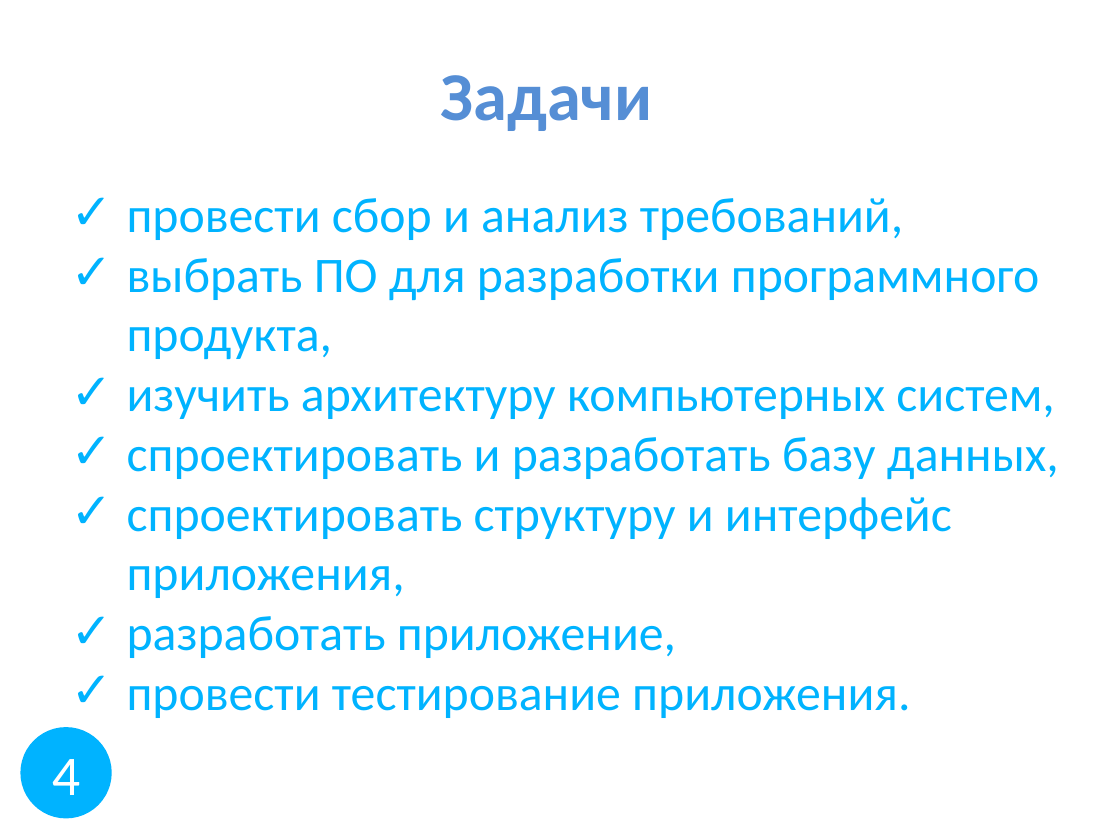
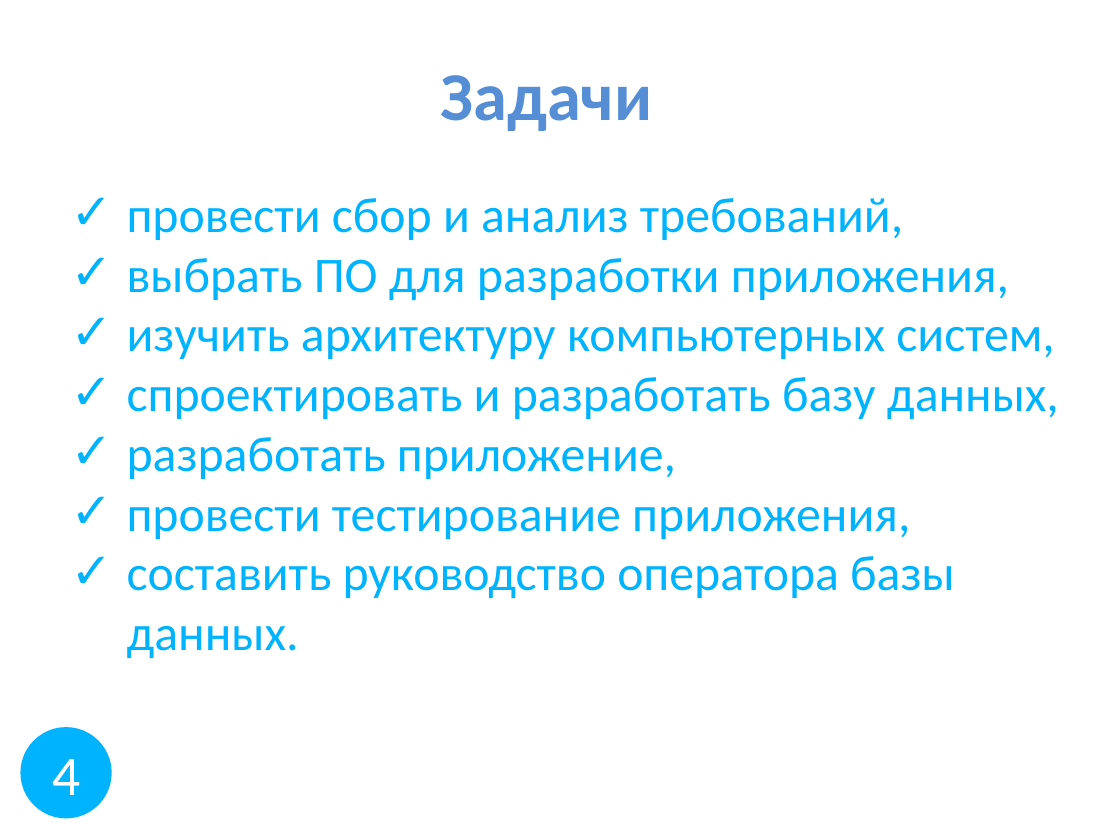
Before and after one commit to D1pex2/ConfiguratorPC, a slide deck: slide 4 of Презентация.pptx. Drawn at 1120x840 pixels with LibreOffice and Linux fonts; fonts in the diff are those of the drawing. Boxes give left, top, right and bottom in pixels: in the first picture for what was removed or moved away, otherwise in the second. Text is boxed around its words. In the diff, an @@ line names an element or a change of style, - is before the commit and + after.

```diff
--- a/Презентация.pptx
+++ b/Презентация.pptx
@@ text at bbox=[127, 258, 1009, 301]: text changed @@
-✓ выбрать ПО для разработки программного продукта,
+✓ выбрать ПО для разработки приложения,
@@ text at bbox=[127, 497, 952, 598]: paragraph removed @@
-✓ спроектировать структуру и интерфейс приложения,
@@ text at bbox=[127, 506, 954, 659]: text changed @@
-✓ провести тестирование приложения.
+✓ провести тестирование приложения,
+✓ составить руководство оператора базы данных.
```
Also in this commit, not shown: 5 other slides changed, 1 slide added.
